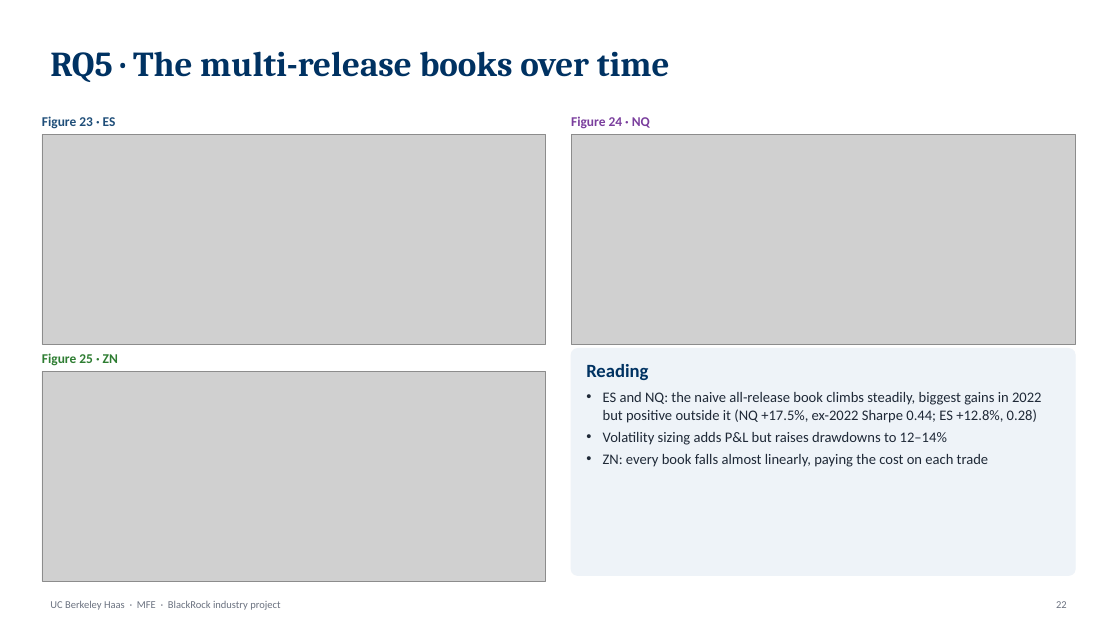
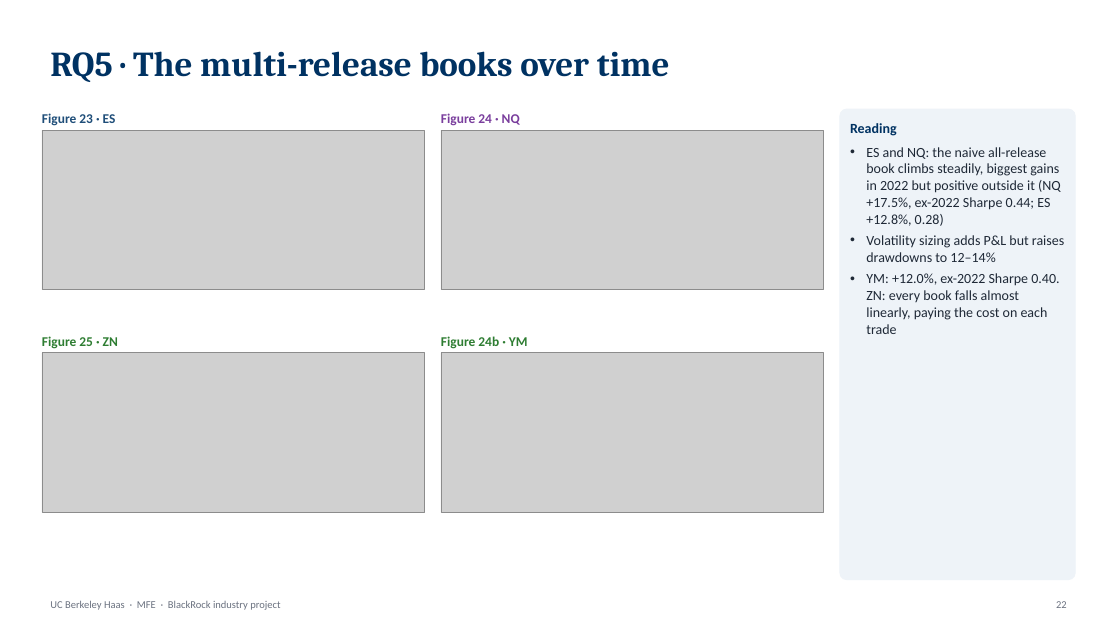
Before and after one commit to rezazamani2329/BlackRock-Project-State-Dependent-Intraday-Response-of-S-P-500-Futures-to-Macroeconomic-Surprises, a slide deck: slide 22 of Reza_BlackRock_presentation.pptx. Drawn at 1120x630 pixels with LibreOffice and Linux fonts; fonts in the diff are those of the drawing; grey boxes stand for pictures. Boxes give left, top, right and bottom in pixels: in the first picture for what was removed or moved away, otherwise in the second. Text is boxed around its words. In the diff, an @@ line names an element or a change of style, - is before the commit and + after.

```diff
--- a/Reza_BlackRock_presentation.pptx
+++ b/Reza_BlackRock_presentation.pptx
@@ text "Figure 24 · NQ": place and size @@
-text "Figure 24 · NQ" at [571,116,650,129]
+text "Figure 24 · NQ" at [441,113,520,126]
@@ rounded rectangle: place and size @@
-rounded rectangle at [571,349,1075,576]
+rounded rectangle at [840,109,1075,580]
@@ text "Reading": place and size @@
-text "Reading" at [586,364,1042,467]
+text "Reading" at [850,123,1064,334]
@@ picture: place and size @@
-picture at [42,134,546,344]
+picture at [42,130,424,290]
@@ picture: place and size @@
-picture at [571,134,1075,344]
+picture at [441,130,823,290]
@@ text at [850,123,1064,262]: size 16 to 12 pt in "Reading"; size 12.5 to 12 pt in "ES and NQ: the naive all-release book ...", "Volatility sizing adds P&L but raises drawdowns ..." @@
@@ text at [866,273,1059,334]: text changed; size 12.5 to 12 pt @@
-• ZN: every book falls almost linearly, paying the cost on each trade
+• YM: +12.0%, ex-2022 Sharpe 0.40. ZN: every book falls almost linearly, paying the cost on each trade
@@ text "Figure 25 · ZN": place and size @@
-text "Figure 25 · ZN" at [42,353,118,366]
+text "Figure 25 · ZN" at [42,336,118,349]
@@ picture: place and size @@
-picture at [42,371,546,581]
+picture at [42,353,424,513]
@@ picture added at [441,353,823,513] @@
@@ text added at [441,336,528,349], 11.5 pt, text #2E7D32, bold @@
+Figure 24b · YM
```
Also in this commit, not shown: 31 other slides changed, 4 other files.
